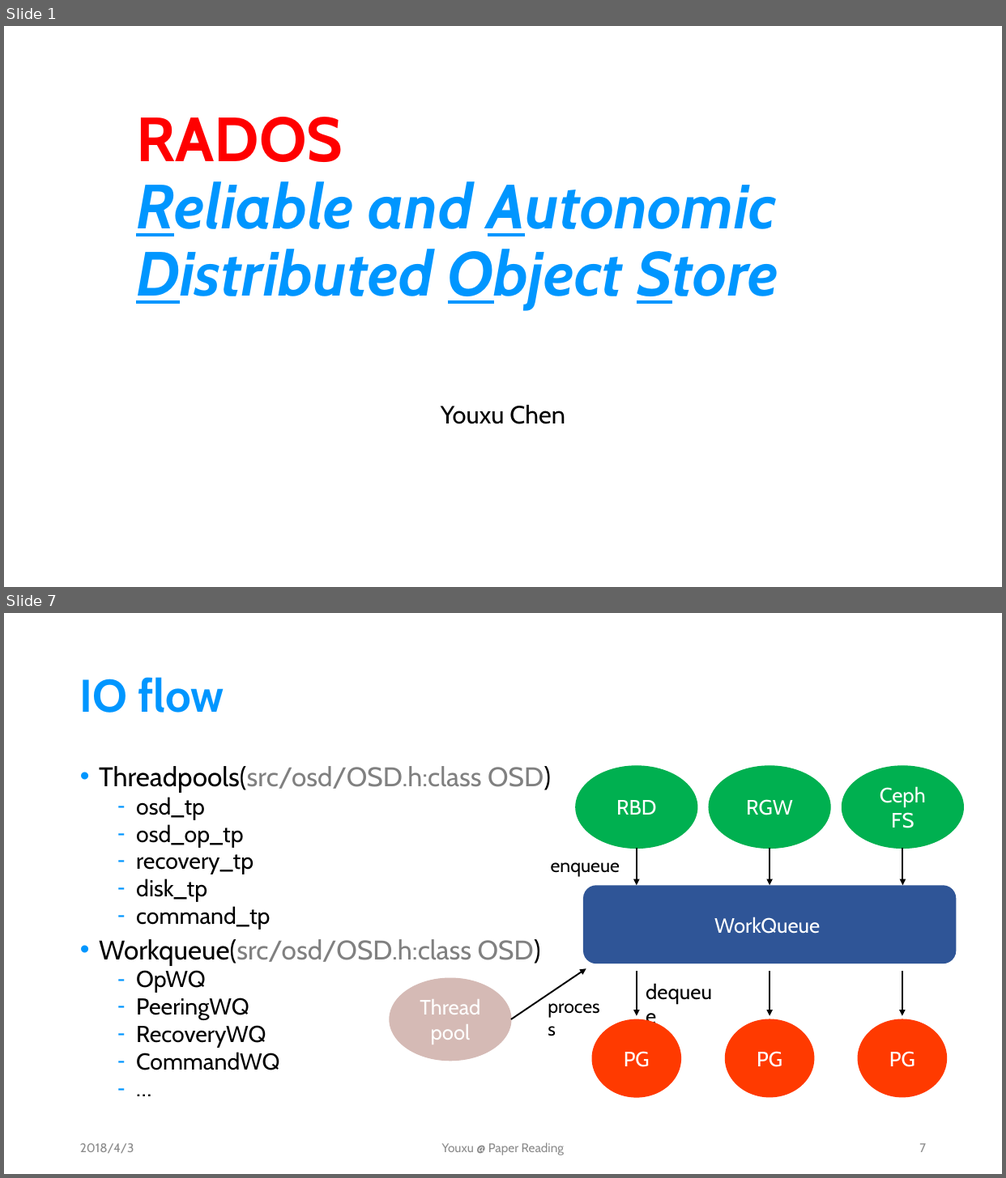
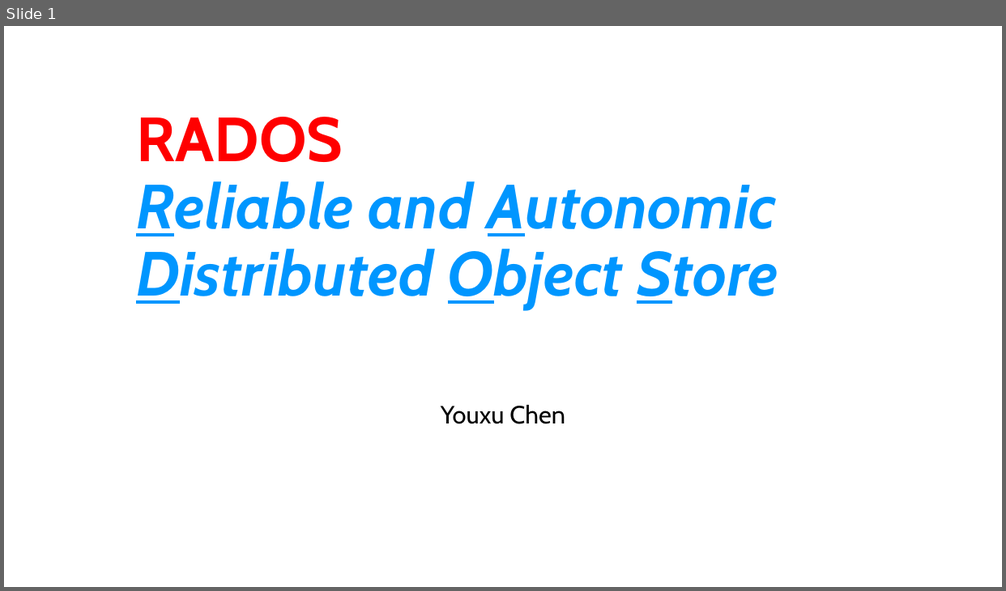
Before and after one commit to Youxu-Chen/Document-Ceph, a slide deck: RADOS.pptx. Shown one above the other, each under a label of ours: slides 1 and 7 before the commit, slide 1 after it; the slides between them are not shown. The pictures are 1006x1178 and 1006x591 pixels, drawn with LibreOffice and Linux fonts; fonts in the diff are those of the drawing. Boxes give left, top, right and bottom in pixels: in the first picture for what was removed or moved away, otherwise in the second. Text is boxed around its words. In the diff, an @@ line names an element or a change of style, - is before the commit and + after.

```diff
--- a/RADOS.pptx
+++ b/RADOS.pptx
@@ slide 7 removed at (x1=4, y1=613, x2=1002, y2=1174), background #FFFFFF @@
@@ title removed at (x1=80, y1=677, x2=224, y2=713) @@
-IO flow
@@ text removed at (x1=99, y1=766, x2=551, y2=1071) @@
-• Threadpools(src/osd/OSD.h:class OSD)
-  – osd_tp
-  – osd_op_tp
-  – recovery_tp
-  – disk_tp
-  – command_tp
-• Workqueue(src/osd/OSD.h:class OSD)
-  – OpWQ
-  – PeeringWQ
-  – RecoveryWQ
-  – CommandWQ
-  – …
@@ ellipse removed at (x1=576, y1=766, x2=697, y2=849) @@
-RBD
@@ ellipse removed at (x1=710, y1=766, x2=830, y2=849) @@
-RGW
@@ ellipse removed at (x1=842, y1=766, x2=964, y2=849) @@
-Ceph FS
@@ arrow removed from (637, 848) to (637, 885) @@
@@ arrow removed from (769, 848) to (769, 885) @@
@@ arrow removed from (903, 848) to (903, 885) @@
@@ text removed at (x1=551, y1=862, x2=620, y2=877) @@
-enqueue
@@ rounded rectangle removed at (x1=583, y1=885, x2=957, y2=964) @@
-WorkQueue
@@ arrow removed from (511, 1020) to (586, 969) @@
@@ arrow removed from (637, 972) to (637, 1016) @@
@@ text removed at (x1=639, y1=975, x2=730, y2=1008) @@
-dequeue
@@ arrow removed from (769, 972) to (769, 1016) @@
@@ arrow removed from (902, 972) to (902, 1016) @@
@@ ellipse removed at (x1=390, y1=978, x2=511, y2=1061) @@
-Thread
-pool
@@ text removed at (x1=541, y1=991, x2=615, y2=1021) @@
-process
@@ ellipse removed at (x1=592, y1=1020, x2=681, y2=1098) @@
-PG
@@ ellipse removed at (x1=725, y1=1020, x2=815, y2=1098) @@
-PG
@@ ellipse removed at (x1=858, y1=1020, x2=948, y2=1098) @@
-PG
@@ text removed at (x1=80, y1=1144, x2=134, y2=1153) @@
-2018/4/3
@@ text removed at (x1=442, y1=1143, x2=564, y2=1156) @@
-Youxu @ Paper Reading
@@ page number removed at (x1=919, y1=1144, x2=926, y2=1152) @@
-7
```
Also in this commit, not shown: 6 slides changed, 13 slides added, 1 other slide removed, 1 other file.
